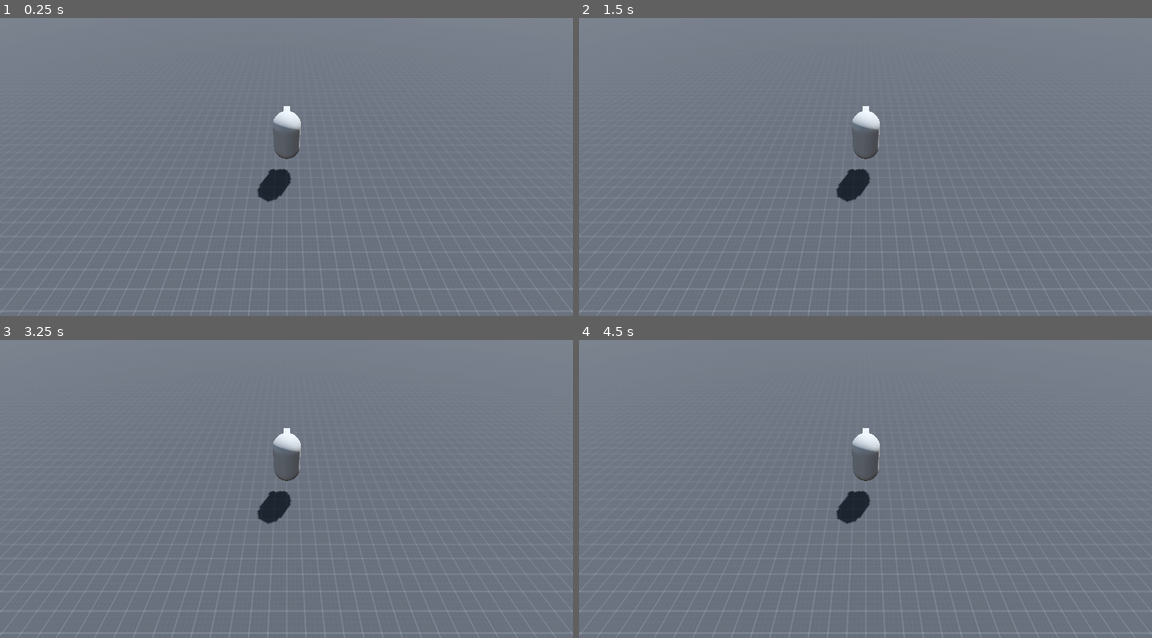
Above: before the commit, frames 1-4 (two rows, left to right).
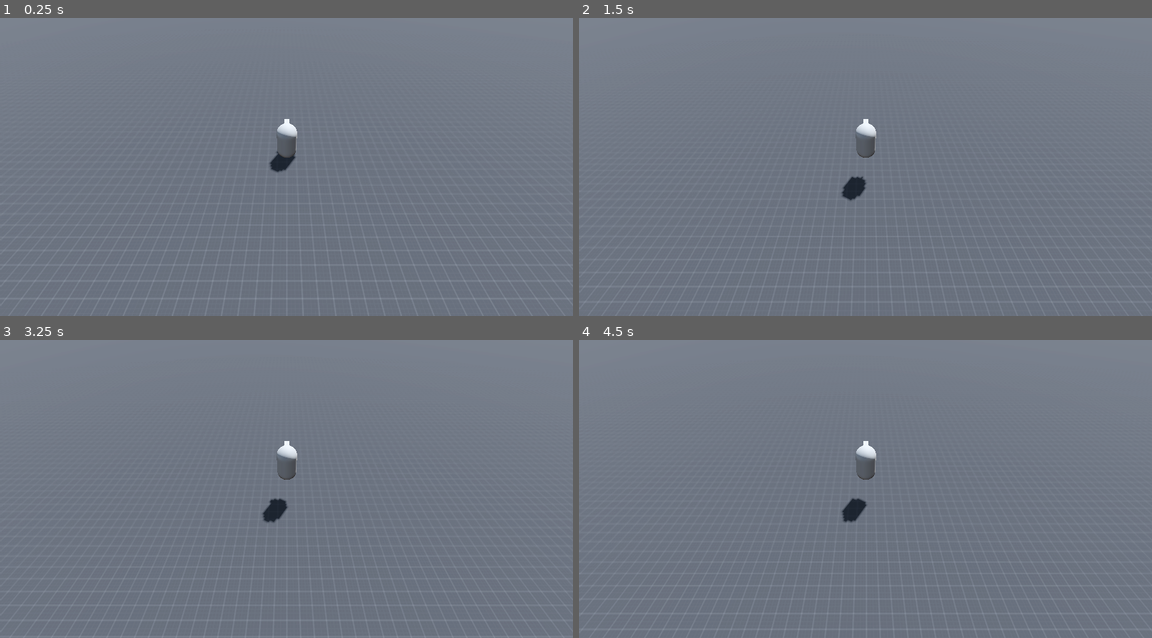
Above: after the commit, the same moments.

Repository: EveningComet/Enigma-Fusion
Game: Godot game, scene res://Scenes/Game.tscn
Two runs of this game, one before a commit and one after it. Both use one fixed random seed, a clock stepped at 60 frames per second and the inputs below.
Inputs:
- Up to frame 1 (0.25 s): no input
- Up to frame 2 (1.5 s): tap Enter at 0.5 s; hold D (move_right, bound only after the commit) 0.53-1.28 s; tap Space (jump, bound only after the commit) at 0.6, 0.77, 1.07, 1.35 s; hold S (move_backward, bound only after the commit) from 1.28 s (still down)
- Up to frame 3 (3.25 s): tap Space (jump, bound only after the commit) at 1.52, 1.82, 2.1, 2.85, 3.02 s; release S (move_backward, bound only after the commit) at 2.03 s; hold D (move_right, bound only after the commit) 2.03-2.78 s; hold W (move_forward, bound only after the commit) from 2.78 s (still down)
- Up to frame 4 (4.5 s): tap Space (jump, bound only after the commit) at 3.32, 3.6, 3.77, 4.07, 4.35 s; release W (move_forward, bound only after the commit) at 3.53 s; hold A (move_left, bound only after the commit) from 3.53 s (still down)

The runs differ from the first frame. In frame 1, 1.2% of the frame differs, in the area x 0-100%, y 29-99%; in frame 2, 0.8%; in frame 3, 0.9%; in frame 4, 0.9%.

Commit message:
Basic Movement
The player can now move and jump.

Diff:
--- a/Scenes/Player/Player.tscn
+++ b/Scenes/Player/Player.tscn
@@ -1,7 +1,8 @@
-[gd_scene load_steps=5 format=3 uid="uid://bc7v43o528ywf"]
+[gd_scene load_steps=6 format=3 uid="uid://bc7v43o528ywf"]
 
 [ext_resource type="Script" path="res://Scripts/Player/PlayerLocomotionController.gd" id="1_ney4i"]
 [ext_resource type="Script" path="res://Scripts/Player/PL States/PLGround.gd" id="2_bfebh"]
+[ext_resource type="Script" path="res://Scripts/Player/PL States/PLAir.gd" id="3_eejd3"]
 
 [sub_resource type="CapsuleMesh" id="CapsuleMesh_c34u5"]
 
@@ -22,7 +23,7 @@
 shape = SubResource("CapsuleShape3D_robhp")
 
 [node name="Camera Rig" type="SpringArm3D" parent="."]
-transform = Transform3D(1, 0, 0, 0, 1, 0, 0, 0, 1, 0, 5, 5)
+transform = Transform3D(1, 0, 0, 0, 1, 0, 0, 0, 1, 0, 7, 7)
 margin = 0.2
 
 [node name="Camera3D" type="Camera3D" parent="Camera Rig"]
@@ -31,7 +32,10 @@
 
 [node name="PlayerLocomotionController" type="Node" parent="."]
 script = ExtResource("1_ney4i")
-initial_state = NodePath("PLGround")
+initial_state = NodePath("PLAir")
 
 [node name="PLGround" type="Node" parent="PlayerLocomotionController"]
 script = ExtResource("2_bfebh")
+
+[node name="PLAir" type="Node" parent="PlayerLocomotionController"]
+script = ExtResource("3_eejd3")
--- /dev/null
+++ b/Scripts/Player/PL States/PLAir.gd
@@ -0,0 +1,63 @@
+## State that the player entered from either jumping or falling.
+class_name PLAir extends PLState
+
+func setup_state(new_sm: PlayerLocomotionController) -> void:
+	super(new_sm)
+
+	# Setup the gravity
+	gravity = (2 * max_jump_height) / (time_to_jump_apex * time_to_jump_apex)
+	max_jump_velocity = sqrt(2 * gravity * max_jump_height)
+	min_jump_velocity = sqrt(2 * gravity * min_jump_height)
+
+func enter(msgs: Dictionary = {}) -> void:
+	match msgs:
+
+		# Entered from a jump
+		{'velocity': var v, 'max_jump_velocity': var mjv}:
+			velocity   = v
+			velocity.y = max_jump_velocity
+
+		# Entered from falling
+		{'velocity': var v}:
+			velocity = v
+
+func exit() -> void:
+	velocity = Vector3.ZERO
+
+func handle_move(delta: float) -> void:
+	get_input_vector()
+	apply_movement( delta )
+	apply_friction( delta )
+	if Input.is_action_just_released("jump") and velocity.y > min_jump_velocity:
+		velocity.y = min_jump_velocity
+
+	velocity.y -= gravity * delta
+	cb.set_velocity( velocity )
+	cb.move_and_slide()
+
+	if cb.is_on_ceiling() == true:
+		velocity.y = 0
+
+	if cb.is_on_floor() == true:
+		velocity.y = 0
+		my_state_machine.change_to_state("PLGround", {velocity = velocity})
+		return
+
+func get_input_vector() -> void:
+	# Get our movement value, adjusted to work with controllers
+	input_dir = Vector3.ZERO
+	input_dir.x = Input.get_action_strength("move_right") - Input.get_action_strength("move_left")
+	input_dir.z = Input.get_action_strength("move_backward") - Input.get_action_strength("move_forward")
+	input_dir = input_dir.normalized() if input_dir.length() > 1 else input_dir
+
+	# Adjust the input based on where we're looking
+	input_dir = (input_dir.x * cb.transform.basis.x) + (input_dir.z * cb.transform.basis.z)
+
+func apply_movement(delta: float) -> void:
+	if input_dir != Vector3.ZERO:
+		velocity.x = velocity.move_toward(input_dir * move_speed, air_accel * delta).x
+		velocity.z = velocity.move_toward(input_dir * move_speed, air_accel * delta).z
+
+func apply_friction(delta: float) -> void:
+	if input_dir == Vector3.ZERO:
+		velocity = velocity.move_toward(Vector3.ZERO, air_friction * delta)
--- a/Scripts/Player/PL States/PLGround.gd
+++ b/Scripts/Player/PL States/PLGround.gd
@@ -1,12 +1,46 @@
-## Handles how the player should move while they're on the ground.
+## The state for when the player is moving on the ground.
 class_name PLGround extends PLState
 
+func enter(msgs: Dictionary = {}) -> void:
+	match msgs:
+		{'velocity': var v}:
+			velocity = v
 
-# Called when the node enters the scene tree for the first time.
-func _ready():
-	pass # Replace with function body.
+	print("PLGround :: Entered")
 
+func exit() -> void:
+	velocity = Vector3.ZERO
 
-# Called every frame. 'delta' is the elapsed time since the previous frame.
-func _process(delta):
-	pass
+func handle_move(delta: float) -> void:
+	get_input_vector()
+	apply_movement( delta )
+	apply_friction( delta )
+	cb.set_velocity( velocity )
+	cb.move_and_slide()
+
+	if cb.is_on_floor() == true and Input.is_action_just_pressed("jump"):
+		my_state_machine.change_to_state("PLAir", {velocity = velocity, "max_jump_velocity" = max_jump_velocity})
+		return
+
+	if cb.is_on_floor() == false:
+		my_state_machine.change_to_state("PLAir", {velocity = velocity})
+		return
+
+func get_input_vector() -> void:
+	# Get our movement value, adjusted to work with controllers
+	input_dir = Vector3.ZERO
+	input_dir.x = Input.get_action_strength("move_right") - Input.get_action_strength("move_left")
+	input_dir.z = Input.get_action_strength("move_backward") - Input.get_action_strength("move_forward")
+	input_dir = input_dir.normalized() if input_dir.length() > 1 else input_dir
+
+	# Adjust the input based on where we're looking
+	input_dir = (input_dir.x * cb.transform.basis.x) + (input_dir.z * cb.transform.basis.z)
+
+func apply_movement(delta: float) -> void:
+	if input_dir != Vector3.ZERO:
+		velocity.x = velocity.move_toward(input_dir * move_speed, ground_accel * delta).x
+		velocity.z = velocity.move_toward(input_dir * move_speed, ground_accel * delta).z
+
+func apply_friction(delta: float) -> void:
+	if input_dir == Vector3.ZERO:
+		velocity = velocity.move_toward(Vector3.ZERO, ground_friction * delta)
--- a/Scripts/Player/PL States/PLState.gd
+++ b/Scripts/Player/PL States/PLState.gd
@@ -1,16 +1,18 @@
-## Base class that describes how the player should move at a given time.
+## Defines a state on how the player should move.
 class_name PLState extends State
 
-@export_category("Movement Speed Values")
+## Every state needs to check for movement in some way.
+var cb: CharacterBody3D
+
+# Air, Speed, & Friction
 @export var move_speed:      float = 10   # How fast this state moves
 @export var ground_accel:    float = 60.0
 @export var ground_friction: float = 50.0
 @export var air_accel:       float = 20.0
 @export var air_friction:    float = 20.0
-@export var rot_speed:       float = 10.0 # How fast the character rotates in this state
+@export var rot_speed:       float = 10.0 # How fast we rotate
 
 # Jump & gravity
-@export_category("Jumping & Gravity Values")
 @export var time_to_jump_apex: float = 0.4 # How long, in seconds, it takes us to reach the height of our jump
 @export var max_jump_height:   float = 4   # How high we can jump
 @export var min_jump_height:   float = 1   # How low we can jump
@@ -18,19 +20,19 @@
 var min_jump_velocity: float = 0
 var gravity:           float = 9.8
 
-## Every state requires movement in some form.
-var cb: CharacterBody3D
+# Every state needs to keep track of their movement vector and input
+var velocity:  Vector3 = Vector3.ZERO
+var input_dir: Vector3 = Vector3.ZERO
 
-## The state's velocity.
-var velocity: Vector3 = Vector3.ZERO
-
-## The stored input for the state.
-var input_dir: Vector3 = Vector3.ZERO
+## Handle our animations.
+var animation_tree: AnimationTree
 
 func setup_state(new_sm: PlayerLocomotionController) -> void:
 	super(new_sm)
+	cb             = new_sm.cb
 
-	cb = new_sm.cb
+func handle_animations(delta: float) -> void:
+	pass
 
 func physics_update(delta: float) -> void:
 	handle_move( delta )
@@ -50,13 +52,17 @@
 func apply_friction(delta: float) -> void:
 	pass
 
-## Handles orienting the character towards a direction.
-func orient_character_to_direction(direction: Vector3, delta: float) -> void:
-	var q_from = cb.transform.basis.get_rotation_quaternion()
-	var left_axis = Vector3.UP.cross(direction)
-	var rotation_basis = Basis(left_axis, Vector3.UP, direction).get_rotation_quaternion()
-	cb.basis = Basis(q_from.slerp(rotation_basis, delta * rot_speed))
-	cb.transform.basis = cb.transform.basis.orthonormalized() # Prevent weird stuff from happening
+### Many of the movement states need to update the character's facing direction
+### based on the camera.
+#func orient_to_face_camera_direction(camera: CameraController, delta: float) -> void:
+	#var direction = (camera.global_transform.basis * Vector3.BACK).normalized()
+	#var q_from = cb.transform.basis.get_rotation_quaternion()
+	#var left_axis = Vector3.UP.cross(direction)
+	#var rotation_basis = Basis(left_axis, Vector3.UP, direction).get_rotation_quaternion()
+	#cb.basis = Basis(q_from.slerp(rotation_basis, delta * rot_speed))
+	#
+	## Prevent weird stuff from happening
+	#cb.transform.basis = cb.transform.basis.orthonormalized()
 
 func check_if_on_ground_or_ceiling() -> void:
 	# Don't calculate gravity if we're on the ground and make us fall down when hitting the ceiling
--- a/Scripts/Player/PlayerLocomotionController.gd
+++ b/Scripts/Player/PlayerLocomotionController.gd
@@ -6,3 +6,6 @@
 func set_me_up() -> void:
 	cb = get_parent()
 	super()
+
+func _physics_process(delta: float) -> void:
+	curr_state.physics_update(delta)
--- a/project.godot
+++ b/project.godot
@@ -24,3 +24,76 @@
 window/size/window_height_override=720
 window/stretch/mode="viewport"
 window/stretch/aspect="expand"
+
+[input]
+
+move_forward={
+"deadzone": 0.1,
+"events": [Object(InputEventKey,"resource_local_to_scene":false,"resource_name":"","device":-1,"window_id":0,"alt_pressed":false,"shift_pressed":false,"ctrl_pressed":false,"meta_pressed":false,"pressed":false,"keycode":0,"physical_keycode":87,"key_label":0,"unicode":119,"echo":false,"script":null)
+, Object(InputEventKey,"resource_local_to_scene":false,"resource_name":"","device":-1,"window_id":0,"alt_pressed":false,"shift_pressed":false,"ctrl_pressed":false,"meta_pressed":false,"pressed":false,"keycode":0,"physical_keycode":4194320,"key_label":0,"unicode":0,"echo":false,"script":null)
+, Object(InputEventJoypadMotion,"resource_local_to_scene":false,"resource_name":"","device":-1,"axis":1,"axis_value":-1.0,"script":null)
+]
+}
+move_right={
+"deadzone": 0.1,
+"events": [Object(InputEventKey,"resource_local_to_scene":false,"resource_name":"","device":-1,"window_id":0,"alt_pressed":false,"shift_pressed":false,"ctrl_pressed":false,"meta_pressed":false,"pressed":false,"keycode":0,"physical_keycode":68,"key_label":0,"unicode":100,"echo":false,"script":null)
+, Object(InputEventKey,"resource_local_to_scene":false,"resource_name":"","device":-1,"window_id":0,"alt_pressed":false,"shift_pressed":false,"ctrl_pressed":false,"meta_pressed":false,"pressed":false,"keycode":0,"physical_keycode":4194321,"key_label":0,"unicode":0,"echo":false,"script":null)
+, Object(InputEventJoypadMotion,"resource_local_to_scene":false,"resource_name":"","device":-1,"axis":0,"axis_value":1.0,"script":null)
+]
+}
+move_backward={
+"deadzone": 0.1,
+"events": [Object(InputEventKey,"resource_local_to_scene":false,"resource_name":"","device":-1,"window_id":0,"alt_pressed":false,"shift_pressed":false,"ctrl_pressed":false,"meta_pressed":false,"pressed":false,"keycode":0,"physical_keycode":83,"key_label":0,"unicode":115,"echo":false,"script":null)
+, Object(InputEventKey,"resource_local_to_scene":false,"resource_name":"","device":-1,"window_id":0,"alt_pressed":false,"shift_pressed":false,"ctrl_pressed":false,"meta_pressed":false,"pressed":false,"keycode":0,"physical_keycode":4194322,"key_label":0,"unicode":0,"echo":false,"script":null)
+, Object(InputEventJoypadMotion,"resource_local_to_scene":false,"resource_name":"","device":-1,"axis":1,"axis_value":1.0,"script":null)
+]
+}
+move_left={
+"deadzone": 0.1,
+"events": [Object(InputEventKey,"resource_local_to_scene":false,"resource_name":"","device":-1,"window_id":0,"alt_pressed":false,"shift_pressed":false,"ctrl_pressed":false,"meta_pressed":false,"pressed":false,"keycode":0,"physical_keycode":65,"key_label":0,"unicode":97,"echo":false,"script":null)
+, Object(InputEventKey,"resource_local_to_scene":false,"resource_name":"","device":-1,"window_id":0,"alt_pressed":false,"shift_pressed":false,"ctrl_pressed":false,"meta_pressed":false,"pressed":false,"keycode":0,"physical_keycode":4194319,"key_label":0,"unicode":0,"echo":false,"script":null)
+, Object(InputEventJoypadMotion,"resource_local_to_scene":false,"resource_name":"","device":-1,"axis":0,"axis_value":-1.0,"script":null)
+]
+}
+look_up={
+"deadzone": 0.1,
+"events": [Object(InputEventJoypadMotion,"resource_local_to_scene":false,"resource_name":"","device":-1,"axis":3,"axis_value":-1.0,"script":null)
+]
+}
+look_right={
+"deadzone": 0.1,
+"events": [Object(InputEventJoypadMotion,"resource_local_to_scene":false,"resource_name":"","device":-1,"axis":2,"axis_value":1.0,"script":null)
+]
+}
+look_down={
+"deadzone": 0.1,
+"events": [Object(InputEventJoypadMotion,"resource_local_to_scene":false,"resource_name":"","device":-1,"axis":2,"axis_value":-1.0,"script":null)
+]
+}
+look_left={
+"deadzone": 0.1,
+"events": [Object(InputEventJoypadMotion,"resource_local_to_scene":false,"resource_name":"","device":-1,"axis":2,"axis_value":-1.0,"script":null)
+]
+}
+jump={
+"deadzone": 0.5,
+"events": [Object(InputEventKey,"resource_local_to_scene":false,"resource_name":"","device":-1,"window_id":0,"alt_pressed":false,"shift_pressed":false,"ctrl_pressed":false,"meta_pressed":false,"pressed":false,"keycode":0,"physical_keycode":32,"key_label":0,"unicode":32,"echo":false,"script":null)
+]
+}
+attack={
+"deadzone": 0.5,
+"events": [Object(InputEventMouseButton,"resource_local_to_scene":false,"resource_name":"","device":-1,"window_id":0,"alt_pressed":false,"shift_pressed":false,"ctrl_pressed":false,"meta_pressed":false,"button_mask":1,"position":Vector2(120, 16),"global_position":Vector2(124, 57),"factor":1.0,"button_index":1,"canceled":false,"pressed":true,"double_click":false,"script":null)
+]
+}
+pause={
+"deadzone": 0.5,
+"events": [Object(InputEventKey,"resource_local_to_scene":false,"resource_name":"","device":-1,"window_id":0,"alt_pressed":false,"shift_pressed":false,"ctrl_pressed":false,"meta_pressed":false,"pressed":false,"keycode":0,"physical_keycode":80,"key_label":0,"unicode":112,"echo":false,"script":null)
+, Object(InputEventJoypadButton,"resource_local_to_scene":false,"resource_name":"","device":-1,"button_index":6,"pressure":0.0,"pressed":true,"script":null)
+]
+}
+toggle_mouse={
+"deadzone": 0.5,
+"events": [Object(InputEventKey,"resource_local_to_scene":false,"resource_name":"","device":-1,"window_id":0,"alt_pressed":false,"shift_pressed":false,"ctrl_pressed":false,"meta_pressed":false,"pressed":false,"keycode":0,"physical_keycode":80,"key_label":0,"unicode":112,"echo":false,"script":null)
+, Object(InputEventKey,"resource_local_to_scene":false,"resource_name":"","device":-1,"window_id":0,"alt_pressed":false,"shift_pressed":false,"ctrl_pressed":false,"meta_pressed":false,"pressed":false,"keycode":0,"physical_keycode":4194305,"key_label":0,"unicode":0,"echo":false,"script":null)
+]
+}
